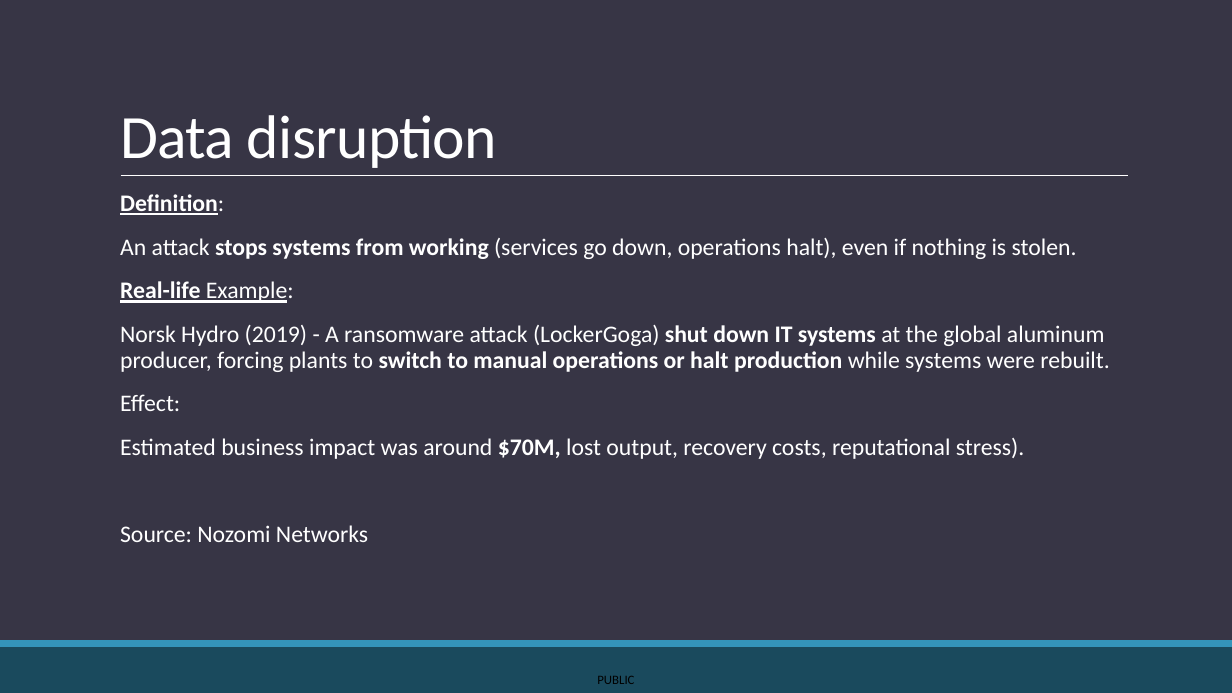
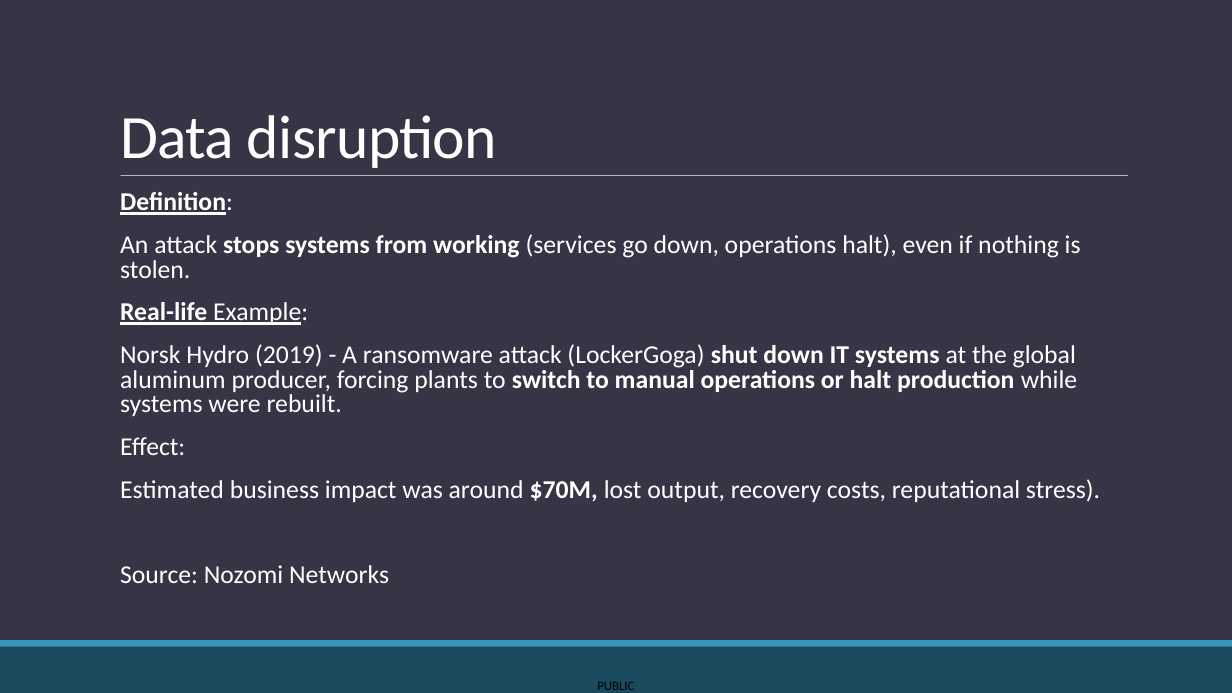
Before and after one commit to KozA777/cyber_project, a slide deck: slide 15 of FINAL_PRESENTATION.pptx. Drawn at 1232x693 pixels with LibreOffice and Linux fonts; fonts in the diff are those of the drawing. Boxes give left, top, right and bottom in pixels: in the first picture for what was removed or moved away, otherwise in the second. Text is boxed around its words. In the diff, an @@ line names an element or a change of style, - is before the commit and + after.

```diff
--- a/FINAL_PRESENTATION.pptx
+++ b/FINAL_PRESENTATION.pptx
@@ text "Definition:" at (x1=120, y1=192, x2=1100, y2=583): size 18.5 to 20 pt; line spacing 0.9 to 0.8 @@
@@ text "PUBLIC" moved from (x1=597, y1=676, x2=634, y2=684) to (x1=597, y1=682, x2=634, y2=690) @@
```
Also in this commit, not shown: 19 other slides changed, 7 slides added, 5 slides removed.
